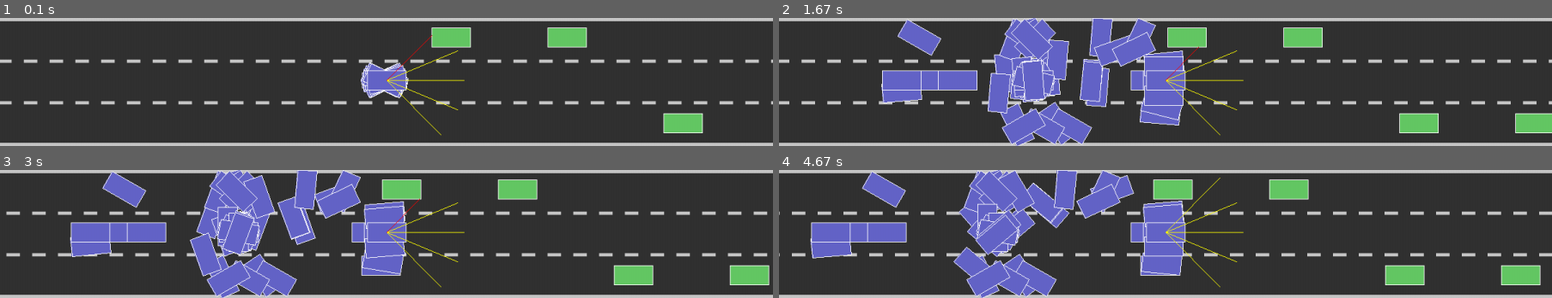
Above: before the commit, frames 1-4 (two rows, left to right).
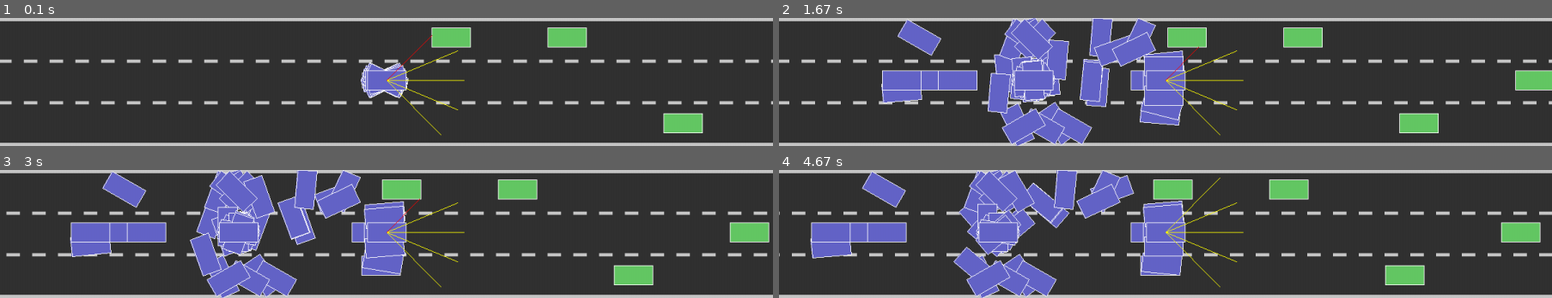
Above: after the commit, the same moments.

Repository: kc-raahi/self-driving-car-sim
Game: pygame game, started from refactor/main.py
Two runs of this game, one before a commit and one after it. Both use one fixed random seed, a clock stepped at 60 frames per second and the inputs below.
Inputs:
- Up to frame 1 (0.1 s): no input
- Up to frame 2 (1.67 s): tap S at 0.83, 1.17, 1.57 s
- Up to frame 3 (3 s): tap S at 1.87, 2.07, 2.4, 2.7, 2.9 s
- Up to frame 4 (4.67 s): tap S at 3.2, 3.47, 3.8, 4.1, 4.23, 4.63 s

The runs differ from the first frame. In frame 1, less than 0.1% of the frame differs, in the area x 47-48%, y 41-54%; in frame 2, 1.7%; in frame 3, 1.8%; in frame 4, 1.9%, in the area x 25-99%, y 40-90%.

Commit message:
20230807 - hard time limit for each gen

Diff:
--- a/refactor/constants.py
+++ b/refactor/constants.py
@@ -24,4 +24,5 @@
     -45, -22.5, 0, 22.5, 45
 ]
 
+FRAME_THRESHOLD = 3600
 EPS = 1e-12
--- a/refactor/controllers.py
+++ b/refactor/controllers.py
@@ -45,6 +45,9 @@
 
 
 class GenerationController:
+    """
+    Pause, resume, step mode functionality. Takes # of generations, driving cars, and traffic cars.
+    """
     def __init__(self, num_gens, num_cars, num_traffic):
         self.num_gens = num_gens
         self.num_cars = num_cars
@@ -57,8 +60,11 @@
         self.max_perturb = 1
         self.universe = self.get_new_universe(None)
 
+    def step(self):
+        """
+        Updates all movement. Handles transition from one gen to the next and the end of the sim.
+        """
 
-    def step(self):
         if not self.paused:
             self.stepno += 1
             self.universe.step()
@@ -71,7 +77,13 @@
                 self.running = False
 
     def get_new_universe(self, curr_universe):
-        self.max_perturb = 0.95 * self.max_perturb
+        """
+        Creates the universe object for the next generation once the current generation comes to an end.
+        :param curr_universe: Contains info about the best neural network and traffic pattern to carry into the next
+        gen.
+        :return: Universe object for the next generation
+        """
+        self.max_perturb *= 0.95
         print(self.max_perturb)
         universe = Universe()
         if curr_universe is None:
@@ -102,7 +114,7 @@
             # with open("nn.pickle", "rb") as f:
             #     nn = pickle.load(f)
 
-        for i in range(1, self.num_cars):
+        for i in range(self.num_cars):
             cars.append(Car(0, y, NNDriver(nn)))
             nn = nn.mutate(self.max_perturb)
 
@@ -128,6 +140,7 @@
         x += 3 * CAR_LENGTH
 
     return traffic
+
 
 def create_traffic_3(num_traffic, road):
     traffic = []
--- a/refactor/main.py
+++ b/refactor/main.py
@@ -1,4 +1,5 @@
 import random
+import sys
 
 from controllers import SimpleController, GenerationController
 from pygamegui import PygameGui
--- a/refactor/pygamegui.py
+++ b/refactor/pygamegui.py
@@ -4,6 +4,9 @@
 
 
 class PygameGui:
+    """
+    Contains all Pygame/Drawing functionality.
+    """
     def __init__(self, controller):
         self.controller = controller
         self.screen = pygame.display.set_mode((SCREEN_WIDTH, SCREEN_HEIGHT))
@@ -11,6 +14,9 @@
         self.clock = pygame.time.Clock()
 
     def update(self):
+        """
+        Updates car movement. Pause/Resume/Step mode functionality
+        """
         self.clock.tick(60)
         events = pygame.event.get()
         for event in events:
@@ -78,7 +84,6 @@
     def draw_line(self, line, width, color):
         [p1, p2] = [self.to_screen_pt(p) for p in line]
         pygame.draw.line(self.screen, color, (p1.x, p1.y), (p2.x, p2.y), width)
-        pass
 
     def to_screen_pt(self, p):
         screen_x = p.x - self.controller.universe.road.left_x
--- a/refactor/universe.py
+++ b/refactor/universe.py
@@ -1,6 +1,6 @@
 import math
 
-from constants import SCREEN_WIDTH, CAR_LENGTH, SENSOR_LENGTH
+from constants import SCREEN_WIDTH, CAR_LENGTH, SENSOR_LENGTH, FRAME_THRESHOLD
 from geometry import Pt, dist, line_segment_intersection
 from road import Road
 
@@ -12,12 +12,15 @@
         self.traffic_ahead_of_pc = 0
         self.traffic_ahead_static = 0
         self.min_traffic_ahead_static = 0
+        self.frame = 0
+
 
 
     def step(self):
         for car in self.cars:
             car.step()
 
+        self.frame += 1
         self.primary_car = self.find_primary_car()
         self.road.left_x = self.primary_car.x - 0.5 * SCREEN_WIDTH
         self.update_sensors_and_damage()
@@ -26,9 +29,14 @@
         return max([c for c in self.cars if not c.traffic], key=lambda c: c.x)
 
     def is_done(self):
+        """
+        Checks if current generation should end for the next generation to begin.
+        """
         if self.all_cars_crashed():
             return True
+
         pc_ahead, num_traffic_ahead = self.primary_car_ahead_of_all_traffic()
+
         if pc_ahead:
             return True
         if num_traffic_ahead == self.traffic_ahead_of_pc:
@@ -39,7 +47,9 @@
         if self.traffic_ahead_static > 500:
             return True
 
-
+        if self.frame != self.frame % FRAME_THRESHOLD:
+            self.frame %= FRAME_THRESHOLD
+            return True
 
         return False
 
